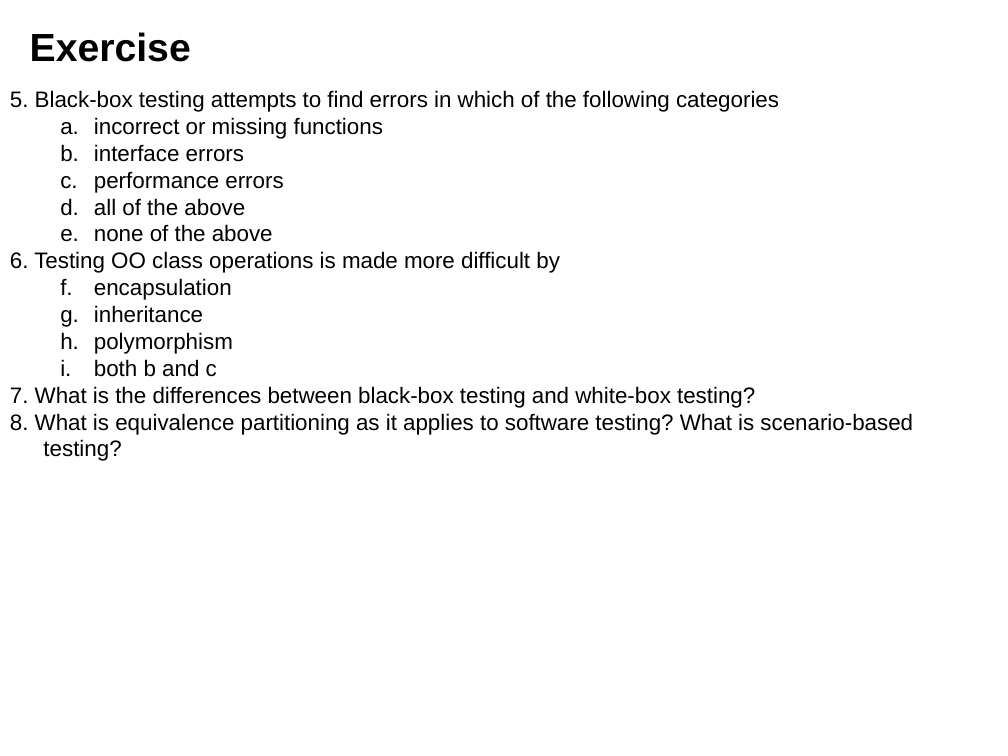
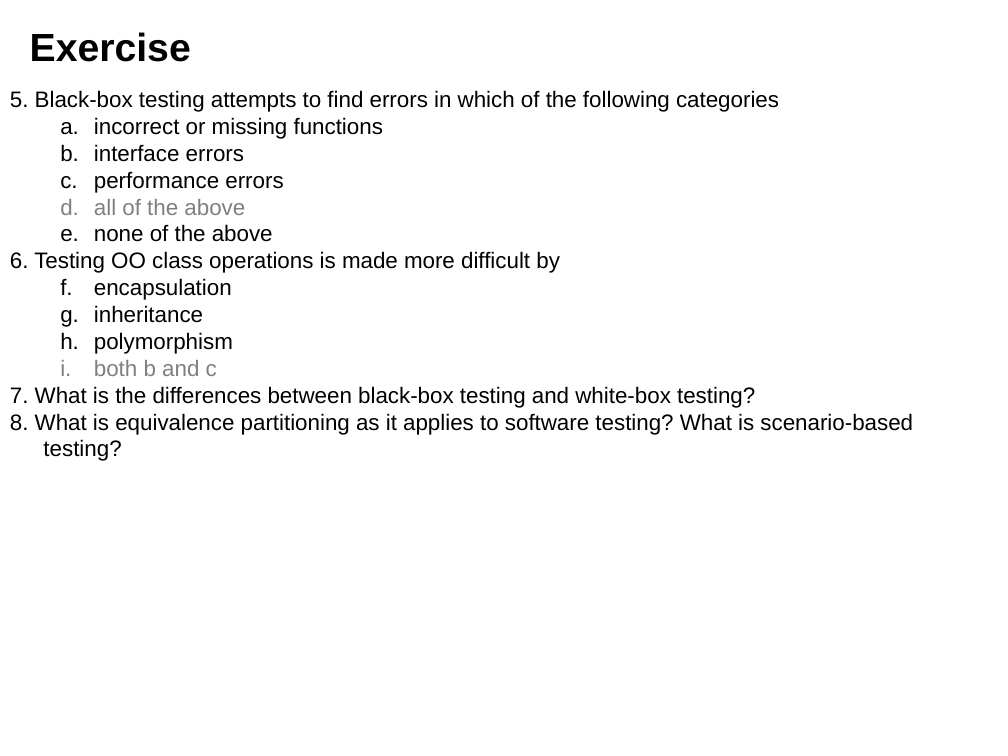
Before and after one commit to geekhch/homework, a slide deck: slide 117 of 软件工程/ppt/10.pptx. Drawn at 1008x756 pixels with LibreOffice and Linux fonts; fonts in the diff are those of the drawing; background and template pictures are left out. Boxes give left, top, right and bottom in pixels: in the first picture for what was removed or moved away, otherwise in the second. Text is boxed around its words. In the diff, an @@ line names an element or a change of style, - is before the commit and + after.

```diff
--- a/软件工程/ppt/10.pptx
+++ b/软件工程/ppt/10.pptx
@@ text at box(94, 199, 245, 376): text colour #000000 to #808080 in "all of the above", "both b and c" @@
```
Also in this commit, not shown: 1 other slide changed, 30 other files.
